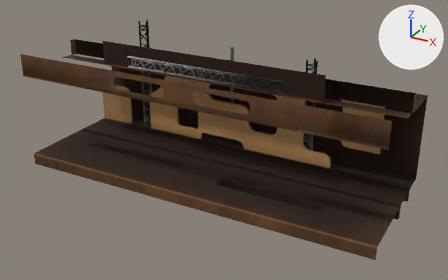
A saved change to the FBX model HelpingHand_Unity/Assets/Models/Scene/Empty_Scene_VF.fbx.
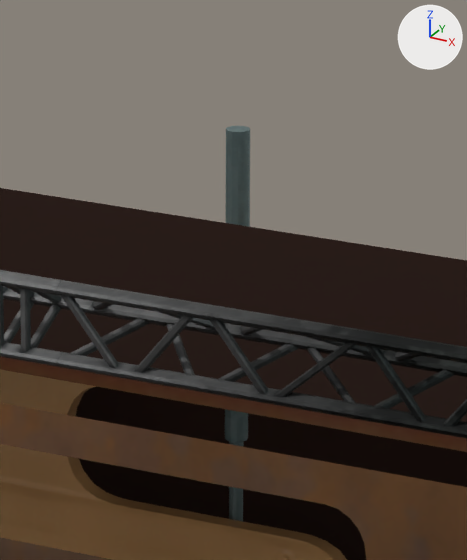
The first picture shows the older version from a camera (50 mm lens) standing at (10.14, -15.45, 10.54) and looking at (0.24, 2.55, 1.54). The close-ups show the older and then the newer version on the part from 44% to 59% of the width and 10% to 39% of the height of that picture. Only the edits that show in the close-ups are written down. Every picture has the same lights, and +X, +Y and +Z are marked at upper right. Where no turn or scale is listed for an object, it has been applied to the vertices.
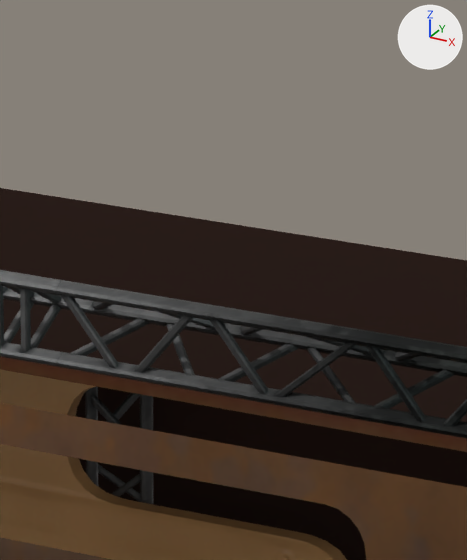
Edits to the bpy script that builds the scene:
```text
Add me_mesh_001:
    me_mesh_001.from_pydata(...)  # 534 vertices, 321 faces; spans x -0.21..0.21, y -0.14..0.23, z -1.6..1.59
    me_mesh_001.materials.append(mat_sceneechelles_vf)
Remove ob_cylinder_012:
    ob_cylinder_012 = bpy.data.objects.new('Cylinder.012', me_mesh_133)
    ob_cylinder_012.location = (-0.443, 4.421, 2.886)
Add ob_cube_005:
    ob_cube_005 = bpy.data.objects.new('Cube.005', me_mesh_001)
    ob_cube_005.location = (-1.228, 4.603, 1.649)
```

Pixel boxes (x1, y1, x2, y2) of what changed, in the close-ups (467 x 560 px):
'Cylinder.012', deleted: before (225, 126, 250, 521)
'Cube.005', added: after (85, 386, 153, 504)
